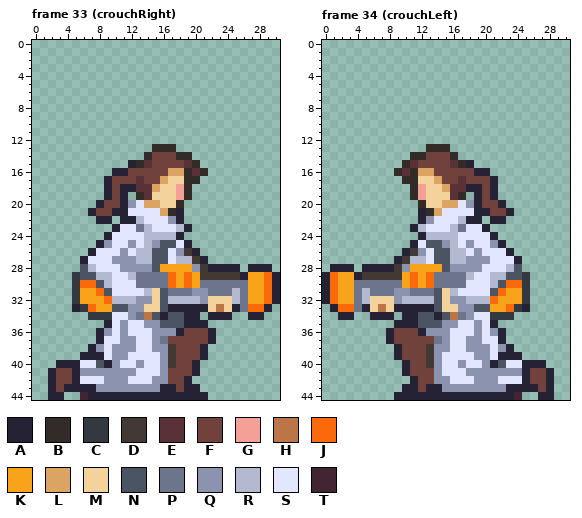
Pixel-art file -- rawAssets/animations/Flipside_Player_Model_AllAnims_Cropped.aseprite. This is how it looked before the edit.
31x45 pixels, 34 frames. Shown: frame 33 (crouchRight), frame 34 (crouchLeft). The commit also changed other frames, which this record leaves out.
Palette (. is transparent): A #242234  B #322b28  C #333941  D #423934  E #5b3138  F #71413b  G #f5a097  H #bb7547  J #fa6a0a  K #f9a31b  L #dba463  M #f4d29c  N #4a5462  P #6d758d  Q #8b93af  R #b3b9d1  S #e3e6ff  T #422433
Pixels before, frame 33 (crouchRight), first column x 2:
13 .............BBB.............
14 ............BFFFBB...........
15 ..........ABEFFFFEB..........
16 ........AAFFFFFLLBEB.........
17 .......AFFFEFFLMMBB..........
18 .......AFAAEELMMGB...........
19 .......AFA.BEMMMGB...........
20 ......AFFAQSLLMMB............
21 .....AFFAASSSSLBA............
22 ......AA.AARSSSQA............
23 ........ASSPRSSSRA...........
24 .......ASSSSRRRRA............
25 ......AQSSQSRQNNSA...........
26 .....ASSSQSRRNNSQDA..........
27 ....ASSSQQQRRNNSRRDA.........
28 ....NRSSSQQQQNKKKKQDAAAA.AAA.
29 ...CNNRRSSRPPPPJKJKDDDDDAKKJA
30 ...CJJNRSSSPPPPJKJKPPPPPPKKJA
31 ...CKKJNSSSSRMNPPPQQPPPRPKKJA
32 ...CKKKJRRRQQMNRRRRQMMMRPKKJA
33 ...ACJKKNNQQMMNAAAAAMHMAPJJA.
34 .....CCCSSQPHNANNAA.AAA..AA..
35 .......ASQSSQQNNNAAA.........
36 ......AQSQSSSQQQAFFFA........
37 ......ASSQQSSQPFFFFFA........
38 .....AQSQQQSSQQDFFFA.........
39 ....AAASQQSSSSQDFFFA.........
40 .AAASSNAQSSQSSQDFFA..........
41 AFFAQQQQQQQSSSQFFFA..........
42 AFFASSSQQQSSSQQFFA...........
43 AFAAAAQQQQQQQQAAFAA..........
44 AA..TAAAAAAAAAAAAAAA.........
Pixels before, frame 34 (crouchLeft), first column x 0:
13 .............BBB.............
14 ...........BBFFFB............
15 ..........BEFFFFEBA..........
16 .........BEBLLFFFFFAA........
17 ..........BBMMLFFEFFFA.......
18 ...........BGMMLEEAAFA.......
19 ...........BGMMMEB.AFA.......
20 ............BMMLLSQAFFA......
21 ............ABLSSSSAAFFA.....
22 ............AQSSSRAA.AA......
23 ...........ARSSSRPSSA........
24 ............ARRRRSSSSA.......
25 ...........ASNNQRSQSSQA......
26 ..........ADQSNNRRSQSSSA.....
27 .........ADRRSNNRRQQQSSSA....
28 .AAA.AAAADQKKKKNQQQQSSSRN....
29 AJKKADDDDDKJKJPPPPRSSRRNNC...
30 AJKKPPPPPPKJKJPPPPSSSRNJJC...
31 AJKKPRPPPQQPPPNMRSSSSNJKKC...
32 AJKKPRMMMQRRRRNMQQRRRJKKKC...
33 .AJJPAMHMAAAAANMMQQNNKKJCA...
34 ..AA..AAA.AANNANHPQSSCCC.....
35 .........AAANNNQQSSQSA.......
36 ........AFFFAQQQSSSQSQA......
37 ........AFFFFFPQSSQQSSA......
38 .........AFFFDQQSSQQQSQA.....
39 .........AFFFDQSSSSQQSAAA....
40 ..........AFFDQSSQSSQANSSAAA.
41 ..........AFFFQSSSQQQQQQQAFFA
42 ...........AFFQQSSSQQQSSSAFFA
43 ..........AAFAAQQQQQQQQAAAAFA
44 .........AAAAAAAAAAAAAAAT..AA
The same view after the edit:
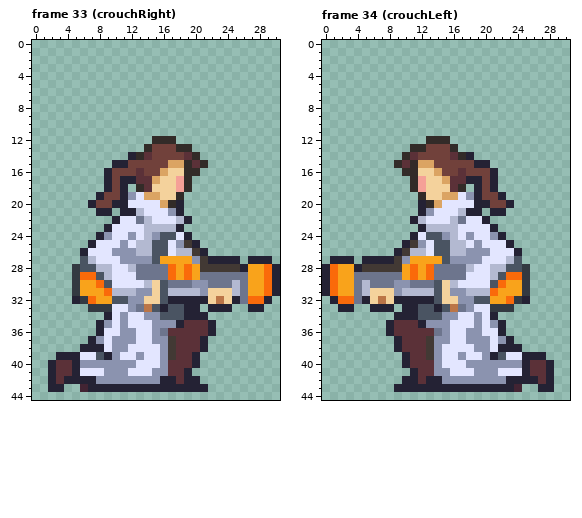
What changed:
Changed rows in their new state; - is an unchanged pixel.
Frame 33 (crouchRight):
first column x 2:
12 -------------BBB-------------
13 ------------BFFFBB-----------
14 ----------ABE---FEB----------
15 --------AAFFF--LLBEB---------
16 -------AFF-E--LMM-B.---------
17 ---------AA-ELM-G-.----------
18 ----------.B-M---------------
19 ------AF--QSLL--B.-----------
20 -----AF-A-S-SSLBA------------
21 -----.AA.-AR--SQ-------------
22 ------..ASSPR--SRA-----------
23 -------AS--S-RRRA.-----------
24 ------AQ--Q--QNNSA-----------
25 -----ASS-QSR-N-SQDA----------
26 ----AS--Q-Q-----RRDA---------
27 ----NR--S--QQ-KKKKQDAAAA-AAA-
28 ---C-NRR-SRPPPPJ-JK-DDDDAKKJA
29 ----JJN---S--------PPPPPP----
30 ----KKJN---SRMNPPPQQ---R-----
31 ------KJRRRQQ--RRRR-MMM------
32 ---ACJ-KNNQ-M--AAAAA-H-A-JJA.
33 ---..CCCSS-PHNANN--.AAA..AA.-
34 -----..A-QSSQQN----A...--..--
35 ------AQ----S-QQAEEEA--------
36 -------S--Q---PEEEEE---------
37 -----AQ-Q-----QDEEEA.--------
38 ----A-A---S--S--EEE----------
39 -AAASSNA-S-Q----EEA.---------
40 AEE-QQQQ-QQS---EEE-----------
41 -EE-SSS---S--Q-EEA.----------
42 -EA-AAQ---QQQ-AAE-A----------
43 -A..T-AAAAAAAA--A--A---------
44 ..--................---------
Frame 34 (crouchLeft):
first column x 0:
12 -------------BBB-------------
13 -----------BBFFFB------------
14 ----------BEF---EBA----------
15 ---------BEBLL--FFFAA--------
16 ---------.B-MML--E-FFA-------
17 ----------.-G-MLE-AA---------
18 ---------------M-B.----------
19 -----------.B--LLSQ--FA------
20 ------------ABLSS-S-A-FA-----
21 -------------QS--RA-.AA.-----
22 -----------ARS--RPSSA..------
23 -----------.ARRR-S--SA-------
24 -----------ASNNQ--Q--QA------
25 ----------ADQS-N-RSQ-SSA-----
26 ---------ADRR-----Q-Q--SA----
27 -AAA-AAAADQKKKK-QQ--S--RN----
28 AJKKADDDD-KJ-JPPPPRS-RRN-C---
29 ----PPPPPP--------S---NJJ----
30 -----R---QQPPPNMRS---NJKK----
31 ------MMM-RRRR--QQRRRJK------
32 .AJJ-A-H-AAAAA--M-QNNK-JCA---
33 -.AA..AAA.--NNANHP-SSCCC..---
34 --..--...A----NQQSSQ-A..-----
35 --------AEEEAQQ-S----QA------
36 ---------EEEEEP---Q--S-------
37 --------.AEEEDQ-----Q-QA-----
38 ----------EEE--S--S---A-A----
39 ---------.AEE----Q-S-ANSSAAA-
40 -----------EEE---SQQ-QQQQ-EEA
41 ----------.AEE-Q--S---SSS-EE-
42 ----------A-EAA-QQQ---QAA-AE-
43 ---------A--A--AAAAAAAA-T..A-
44 ---------................--..
Where, in picture pixels (left, top, right, bottom), the same in both pictures:
changed: (48, 136, 280, 400)
changed: (322, 136, 554, 400)
